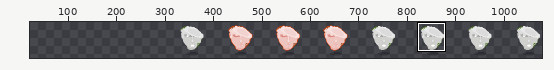
File history of a sprite sheet, assets/bosses/head/shoot.png. Above, an overview of the earlier version with the close-up marked.
Close-up. Before the commit:
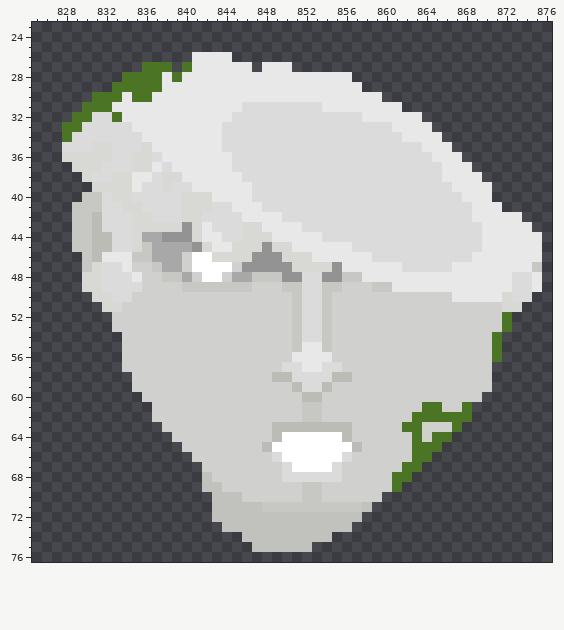
The file is 800x100 pixels. Pixels under 10% opacity are left out. Colours within 5 levels of each other are drawn and written as one. Shown: x 825..876, y 23..76. The old version is drawn lined up with the new one, on the new canvas. The wide view leaves out empty margins. The commit also changed other parts of the picture, which this record leaves out.
The result:
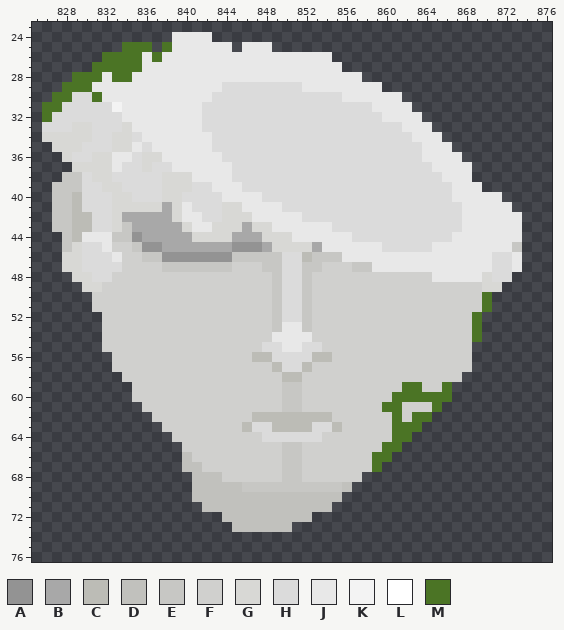
Palette (. is transparent): A #939393  B #a8a8a8  C #bcbcb6  D #c1c1bd  E #c7c7c4  F #d0d0ce  G #d8d8d5  H #dbdbdb  J #e8e8e8  K #f3f3f3  L #ffffff  M #4b7425
The exact change:
canvas 800x100 -> 1100x100, the old top-left corner now at 303,6 (the part of the old canvas that was cut away was empty and is not shown)
@@ x 825..876 @@
 23 ....................................................
-24 ....................................................
-25 ....................................................
-26 ................JJJJ................................
-27 ...........MMM.MJJJJJJ.JJJ..........................
-28 .........MMMMJMJJJJJJJJJJJJJJJJJ....................
-29 ........MMMMMJJJJJJJJJJJJJJJJJJJJ...................
-30 ......MMMJMMJJJJJJJJJJJJJJJJJJJJJJJ.................
-31 .....MMMJJJJJJJJJJJJJHHHHHHHHJJJJJJJJ...............
-32 ....MMHHMJJJJJJJJJJJHHHHHHHHHHHHHJJJJJJ.............
-33 ...MMHHHHHJJJJJJJJJHHHHHHHHHHHHHHHHHJJJJ............
-34 ...MHHHHHHHJJJJJJJJHHHHHHHHHHHHHHHHHHJJJJ...........
-35 ...HHHGGHHHGJJJJJJJHHHHHHHHHHHHHHHHHHHHJJJ..........
-36 ...GGGGGHHGGHJJJJJJJHHHHHHHHHHHHHHHHHHHHJJJ.........
-37 ....GGGHHHGGJHJJJJJJHHHHHHHHHHHHHHHHHHHHHJJJ........
-38 .....GHHGGJJHGGJJJJJJHHHHHHHHHHHHHHHHHHHHJJJJ.......
-39 ......GGGGJHHGHHJJJJJJHHHHHHHHHHHHHHHHHHHHJJJJ......
-40 .....EEHGGHHHHHGGGJJJJHHHHHHHHHHHHHHHHHHHHHJJJ......
-41 ....EEEHHGGHHHHGGGHHJJJHHHHHHHHHHHHHHHHHHHHHJJJ.....
-42 ....EECHHHGGHHHGGHHHHJJJJHHHHHHHHHHHHHHHHHHHJJJJJ...
-43 ....EECHHHGGGGGAGJHHHGGJJJJHHHHHHHHHHHHHHHHHHJJJJJ..
-44 ....EECCHHGBBAAAGJJHHGGGJJJJJHHHHHHHHHHHHHHHHJJJJJJ.
-45 ....EECCHHGEBBBBAGJJGGGAGGJJJJJJHHHHHHHHHHHHHJJJJJJ.
-46 .....ECJJJEEBBBFLLGGGGAAAGGGJJJJJJHHHHHHHHHHJJJJJJJ.
-47 .....EGHHJFFEBBFLLLLFAAAAAGGGGAJJJJJJHHHHHJJJJJJJJE.
-48 .....GGHHHJFFEEBFLLFBBEEEAAHHAAEEJJJJJJJJJJJJJJJHHJ.
-49 .....GGHHHHFFFFEEEEEEEFFFEEHHEEFFFEEJJJJJJJJJJJJHHJ.
-50 ......GGHHFFFFFFFFFFFFFFFFEHHEFFFFFFFFFFFFJJJJJGHH..
-51 .......GGFFFFFFFFFFFFFFFFFEHHEFFFFFFFFFFFFFFFFFGG...
-52 ........FFFFFFFFFFFFFFFFFFEHHEFFFFFFFFFFFFFFFFFM....
-53 ........FFFFFFFFFFFFFFFFFFEHHEFFFFFFFFFFFFFFFFFM....
-54 .........FFFFFFFFFFFFFFFFFEHHEFFFFFFFFFFFFFFFFM.....
-55 .........FFFFFFFFFFFFFFFFFEJJEFFFFFFFFFFFFFFFFM.....
-56 .........FFFFFFFFFFFFFFFFFJJJJFFFFFFFFFFFFFFFFM.....
-57 .........FFFFFFFFFFFFFFFFHHJJHHFFFFFFFFFFFFFFF......
-58 ..........FFFFFFFFFFFFFFCCHHHHCCFFFFFFFFFFFFFF......
-59 ..........FFFFFFFFFFFFFFFFCHHCFFFFFFFFFFFFFFFF......
-60 ...........FFFFFFFFFFFFFFFFCCFFFFFFFFFFFFFFFF.......
-61 ............FFFFFFFFFFFFFFFEEFFFFFFFFFFMMFFM........
-62 ............FFFFFFFFFFFFFFFEEFFFFFFFFFMMMMMM........
-63 .............FFFFFFFFFFFCCCCCCCCFFFFFMMFFFM.........
-64 ..............FFFFFFFFFFCLLLLLLCFFFFFFMFMM..........
-65 ...............FFFFFFFFCLLLLLLLLCFFFFFMMM...........
-66 ................FFFFFFFFHLLLLLLHFFFFFFMM............
-67 .................FFFFFFFFHLLLLHFFFFFFMM.............
-68 .................DFFFFFFFHHHHHHFFFFFMM..............
-69 .................DDFFFFFFFFEEFFFFFFFM...............
-70 ..................DDDFFFFFFEEFFFFFF.................
-71 ..................DDDDDEEEEEEEEEED..................
-72 ..................DDDDDDDDDDDDDDD...................
-73 ...................DDDDDDDDDDDDD....................
-74 .....................DDDDDDDDD......................
-75 ......................DDDDDD........................
+24 ..............JJJJ..................................
+25 .........MMM.MJJJJJJ.JJJ............................
+26 .......MMMMJMJJJJJJJJJJJJJJJJJ......................
+27 ......MMMMMJJJJJJJJJJJJJJJJJJJJ.....................
+28 ....MMMJMMJJJJJJJJJJJJJJJJJJJJJJJ...................
+29 ...MMMJJJJJJJJJJJJJHHHHHHHHJJJJJJJJ.................
+30 ..MMHHMJJJJJJJJJJJHHHHHHHHHHHHHJJJJJJ...............
+31 .MMHHHHHKJJJJJJJJHHHHHHHHHHHHHHHHHJJJJ..............
+32 .MHHHHHHHJJJJJJJJHHHHHHHHHHHHHHHHHHJJJJ.............
+33 .HHHGGHHHGJJJJJJJHHHHHHHHHHHHHHHHHHHHJJJ............
+34 .GGGGGHHGGHJJJJJJJHHHHHHHHHHHHHHHHHHHHJJJ...........
+35 ..GGGHHHGGJHJJJJJJHHHHHHHHHHHHHHHHHHHHHJJJ..........
+36 ...GHHGGJJHGGJJJJJJHHHHHHHHHHHHHHHHHHHHJJJJ.........
+37 ....GGGGJHHGHHJJJJJJHHHHHHHHHHHHHHHHHHHHJJJJ........
+38 ...EEHGGHHHHHGGGJJJJHHHHHHHHHHHHHHHHHHHHHJJJ........
+39 ..EEEHHGGHHHHGGGHHJJJHHHHHHHHHHHHHHHHHHHHHJJJ.......
+40 ..EECHHHGGHHHGGHHHHJJJJHHHHHHHHHHHHHHHHHHHJJJJJ.....
+41 ..EECHHHGGGGGBGJHHHGGJJJJHHHHHHHHHHHHHHHHHHJJJJJ....
+42 ..EECCHHGBBBBBGJJHHGGGJJJJJHHHHHHHHHHHHHHHHJJJJJJ...
+43 ..EECCHHGEBBBBBGJJGGGBGGJJJJJJHHHHHHHHHHHHHJJJJJJ...
+44 ...ECJJJEEABBBBBGGGGBBBGGGJJJJJJHHHHHHHHHHJJJJJJJ...
+45 ...EGHHJFFEAABBBBBBBAAABGGGGBJJJJJJHHHHHJJJJJJJJE...
+46 ...GGHHHJFFEEAAAAAAAEEEEEHHCEEEJJJJJJJJJJJJJJJHHJ...
+47 ...GGHHHHFFFFEEEEEEEFFFEEHHEEFFFEEJJJJJJJJJJJJHHJ...
+48 ....GGHHFFFFFFFFFFFFFFFFEHHEFFFFFFFFFFFFJJJJJGHH....
+49 .....GGFFFFFFFFFFFFFFFFFEHHEFFFFFFFFFFFFFFFFFGG.....
+50 ......FFFFFFFFFFFFFFFFFFEHHEFFFFFFFFFFFFFFFFFM......
+51 ......FFFFFFFFFFFFFFFFFFEHHEFFFFFFFFFFFFFFFFFM......
+52 .......FFFFFFFFFFFFFFFFFEHHEFFFFFFFFFFFFFFFFM.......
+53 .......FFFFFFFFFFFFFFFFFEJJEFFFFFFFFFFFFFFFFM.......
+54 .......FFFFFFFFFFFFFFFFFJJJJFFFFFFFFFFFFFFFFM.......
+55 .......FFFFFFFFFFFFFFFFHHJJHHFFFFFFFFFFFFFFF........
+56 ........FFFFFFFFFFFFFFCCHHHHCCFFFFFFFFFFFFFF........
+57 ........FFFFFFFFFFFFFFFFCHHCFFFFFFFFFFFFFFFF........
+58 .........FFFFFFFFFFFFFFFFCCFFFFFFFFFFFFFFFF.........
+59 ..........FFFFFFFFFFFFFFFEEFFFFFFFFFFMMFFM..........
+60 ..........FFFFFFFFFFFFFFFEEFFFFFFFFFMMMMMM..........
+61 ...........FFFFFFFFFFFFFFEEFFFFFFFFMMFFFM...........
+62 ............FFFFFFFFFFCCCCCCCCFFFFFFMFMM............
+63 .............FFFFFFFFCHHCCCCHHCFFFFFMMM.............
+64 ..............FFFFFFFFFHHHHHHFFFFFFFMM..............
+65 ...............FFFFFFFFFFEEFFFFFFFFMM...............
+66 ...............DFFFFFFFFFEEFFFFFFFMM................
+67 ...............DDFFFFFFFFEEFFFFFFFM.................
+68 ................DDDFFFFFFEEFFFFFF...................
+69 ................DDDDDEEEEEEEEEED....................
+70 ................DDDDDDDDDDDDDDD.....................
+71 .................DDDDDDDDDDDDD......................
+72 ...................DDDDDDDDD........................
+73 ....................DDDDDD..........................
+74 ....................................................
+75 ....................................................
 76 ....................................................
